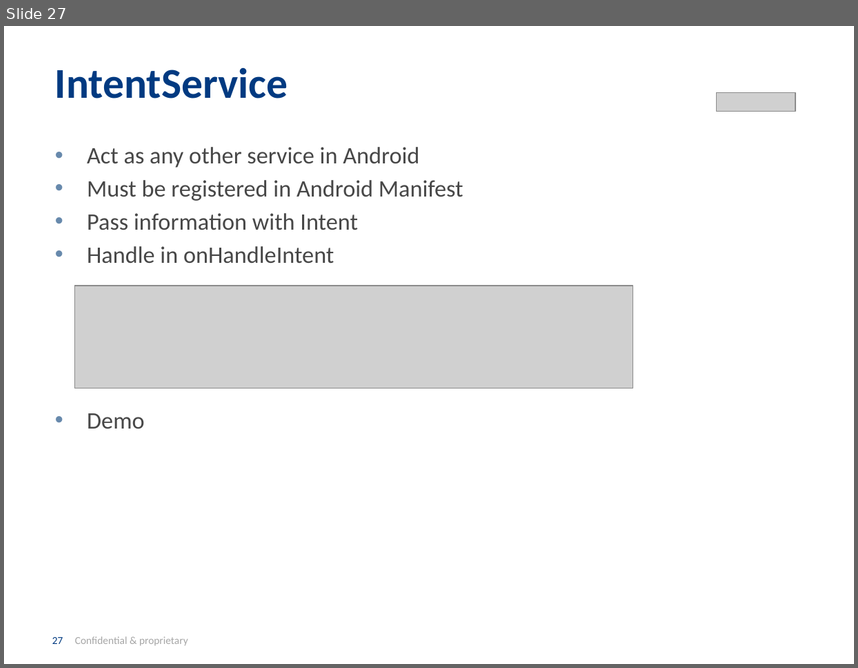
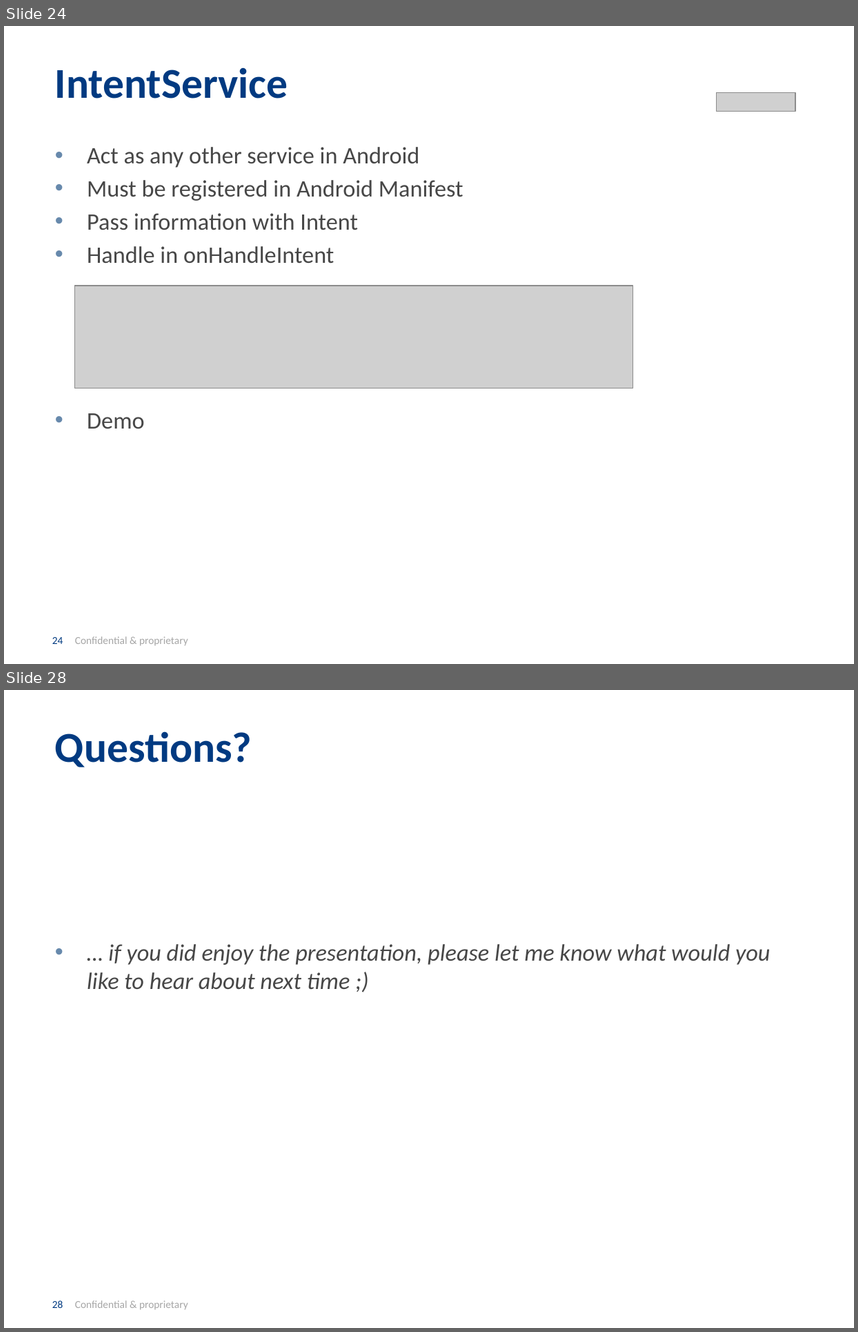
Before and after one commit to INRIX-Iurii-Okhmat/BrownBags, a slide deck: Presentation/Asynchronous Android.pptx. Shown one above the other, each under a label of ours: slide 27 before the commit, slides 24 and 28 after it; the slides between them are not shown. The pictures are 858x668 and 858x1332 pixels, drawn with LibreOffice and Linux fonts; fonts in the diff are those of the drawing; grey boxes stand for pictures; background and template pictures are left out. Boxes give left, top, right and bottom in pixels: in the first picture for what was removed or moved away, otherwise in the second. Text is boxed around its words. In the diff, an @@ line names an element or a change of style, - is before the commit and + after.

```diff
--- a/Presentation/Asynchronous Android.pptx
+++ b/Presentation/Asynchronous Android.pptx
@@ slide 28 added at (4,690,854,1328), background #FFFFFF; not listed: 1 template element that a slide beside it also shows @@
@@ title added at (55,731,252,767), 36 pt, text #013A81, bold @@
+Questions?
@@ text added at (87,944,770,989), 20 pt, text #474747, italic @@
+• … if you did enjoy the presentation, please let me know what would you like to hear about next time ;)
@@ what was slide 27 is now slide 24 @@
@@ page number at (52,636,188,646): text changed @@
-27 Confidential & proprietary
+24 Confidential & proprietary
```
Also in this commit, not shown: 13 slides changed, 2 other slides added, 12 slides removed, 1 other file.
